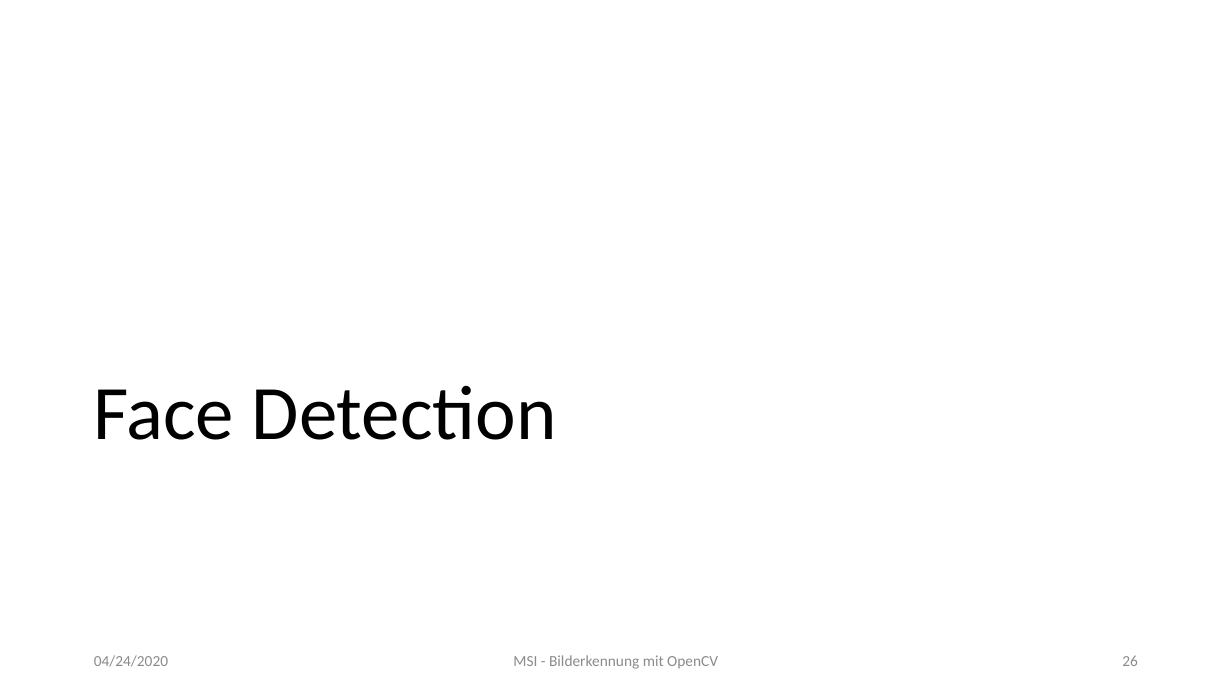
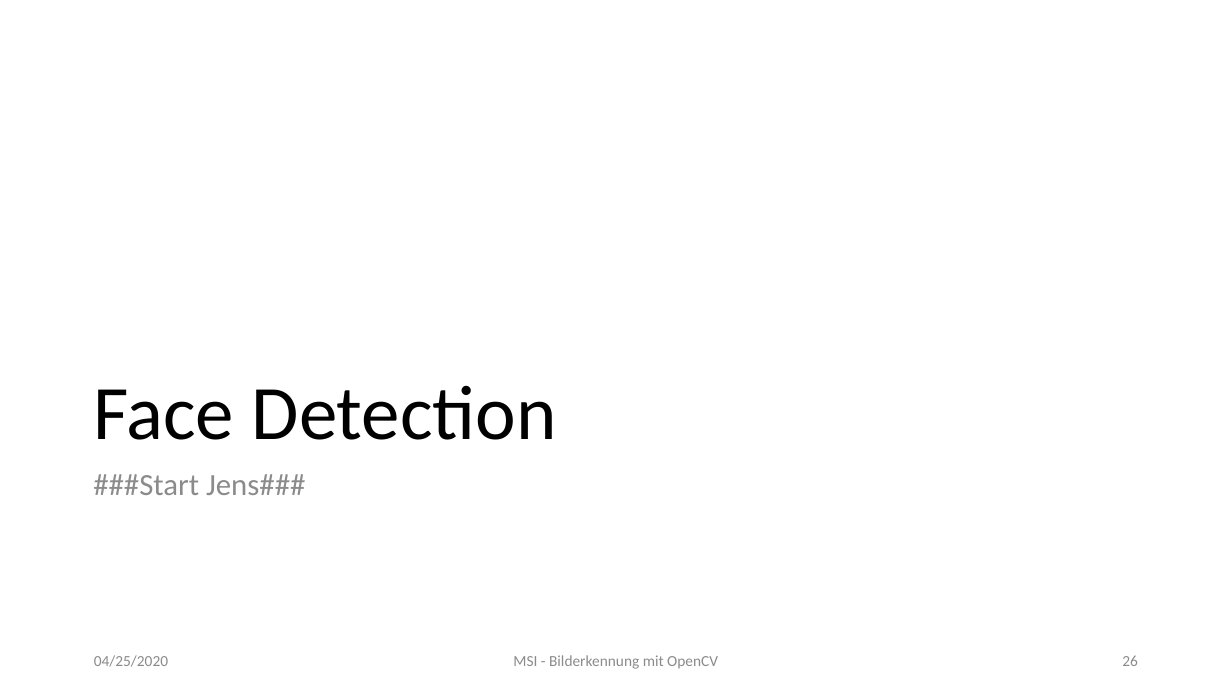
Before and after one commit to MarkusClln/MSI, a slide deck: slide 26 of Bilderkennung mit OpenCV.pptx. Drawn at 1232x693 pixels with LibreOffice and Linux fonts; fonts in the diff are those of the drawing. Boxes give left, top, right and bottom in pixels: in the first picture for what was removed or moved away, otherwise in the second. Text is boxed around its words. In the diff, an @@ line names an element or a change of style, - is before the commit and + after.

```diff
--- a/Bilderkennung mit OpenCV.pptx
+++ b/Bilderkennung mit OpenCV.pptx
@@ text added at [93,474,305,495], 24 pt, text #8C8C8C @@
+###Start Jens###
@@ text at [94,655,168,667]: text changed @@
-04/24/2020
+04/25/2020
```
Also in this commit, not shown: 46 other slides changed, 1 slide removed.
